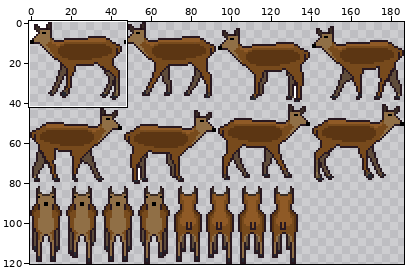
Edited in one commit: sprite sheet (assets/animalsheet2.png). Above: a wide view before the commit, with the close-up outlined.
Close-up. The starting point:
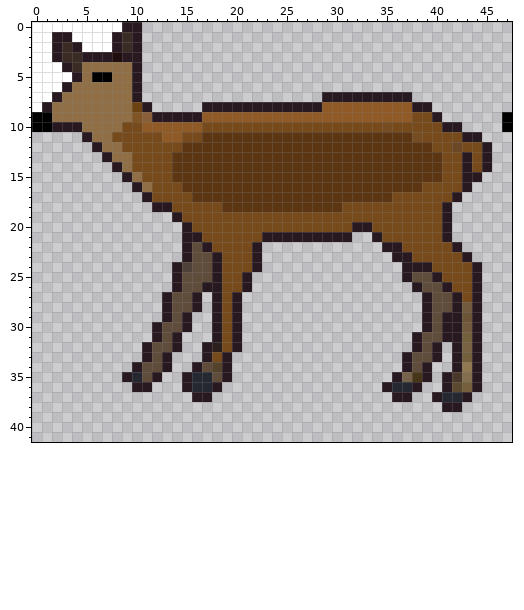
The file is 187x121 pixels. Colours within 5 levels of each other are drawn and written as one. Shown: x 0..47, y 0..41. The commit also changed other parts of the picture, which this record leaves out.
The result:
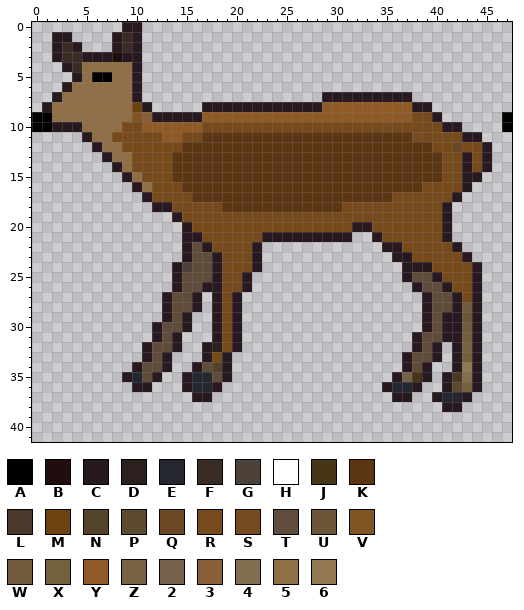
Palette (. is transparent): A #000000  B #200d0e  C #281820  D #2b201e  E #252831  F #3a2c25  G #4e4139  H #ffffff  J #473518  K #5c3613  L #4a382b  M #6c4210  N #54422b  P #5b4a30  Q #6c4726  R #774a1c  S #764c22  T #5f4c3b  U #6c5536  V #805423  W #715a3e  X #74603d  Y #8f5a26  Z #796243  2 #76624b  3 #895f39  4 #836e50  5 #906f46  6 #917851
The edit:
y 0: x 0..8 HHHHHHHHH -> .........
y 1: x 0..1 HH -> ..; x 4..7 HHHH -> ....
y 2: x 0..1 HH -> ..; x 5..7 HHH -> ...
y 3: x 0..1 HH -> ..
y 4: x 0..2 HHH -> ...
y 5: x 0..3 HHHH -> ....
y 6: x 0..2 HHH -> ...
y 7: x 0..1 HH -> ..
y 8: x 0 H -> .
Pixel boxes of the changes (left, top, right, bottom) in both close-ups:
erased: (32, 22, 122, 112)
